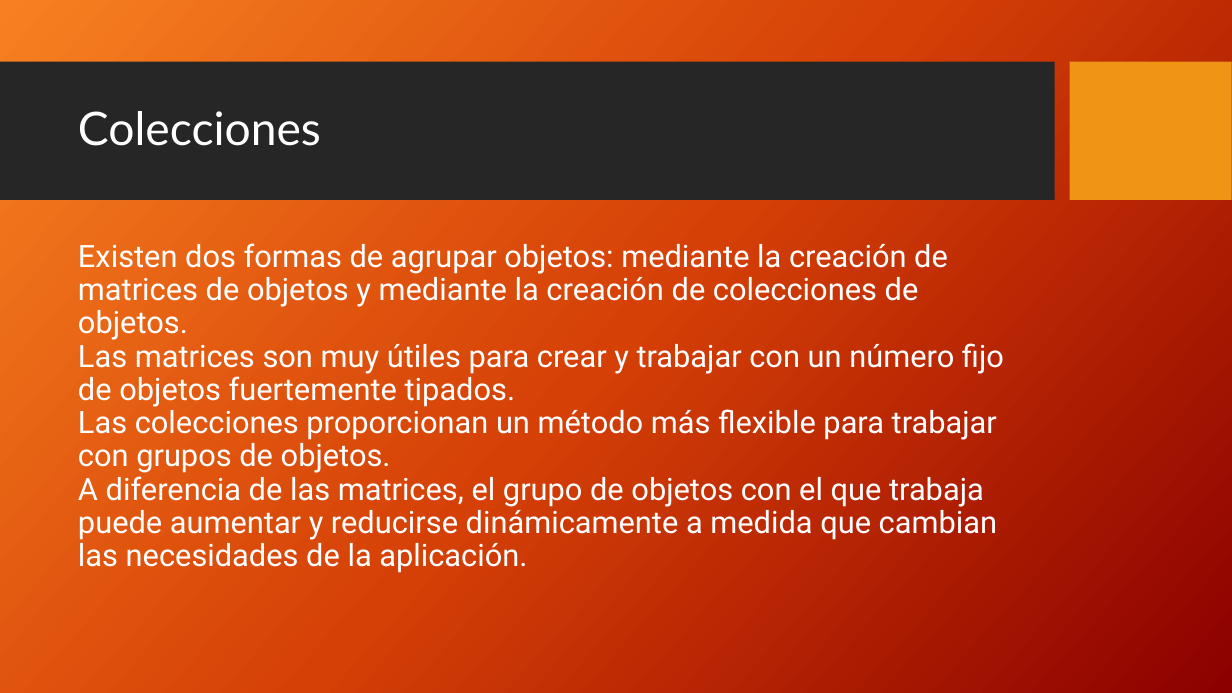
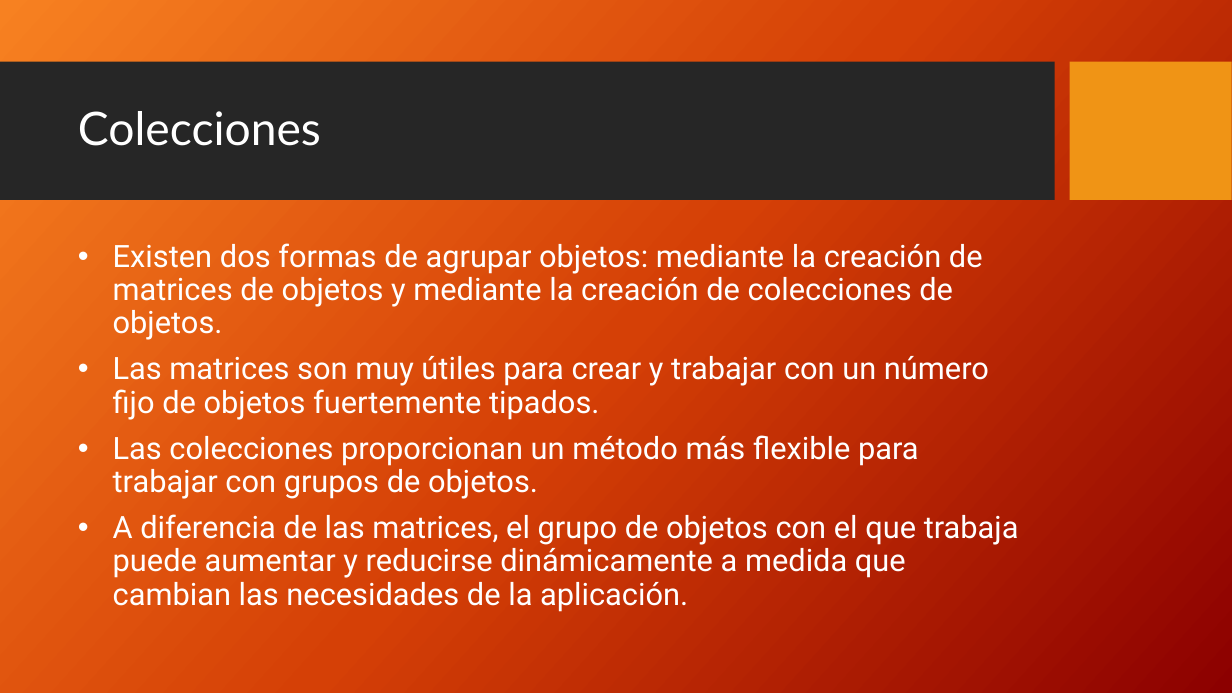
Before and after one commit to FedeDavila1984/utn_prog_y_lab_II, a slide deck: slide 2 of PPTs/ProgramacionII_Clase_07-2018.pptx. Drawn at 1232x693 pixels with LibreOffice and Linux fonts; fonts in the diff are those of the drawing; background and template pictures are left out. Boxes give left, top, right and bottom in pixels: in the first picture for what was removed or moved away, otherwise in the second. Text is boxed around its words. In the diff, an @@ line names an element or a change of style, - is before the commit and + after.

```diff
--- a/PPTs/ProgramacionII_Clase_07-2018.pptx
+++ b/PPTs/ProgramacionII_Clase_07-2018.pptx
@@ text at (x1=113, y1=243, x2=1019, y2=612): text changed @@
-Existen dos formas de agrupar objetos: mediante la creación de matrices de objetos y mediante la creación de colecciones de objetos.
-Las matrices son muy útiles para crear y trabajar con un número fijo de objetos fuertemente tipados.
-Las colecciones proporcionan un método más flexible para trabajar con grupos de objetos.
-A diferencia de las matrices, el grupo de objetos con el que trabaja puede aumentar y reducirse dinámicamente a medida que cambian las necesidades de la aplicación.
+• Existen dos formas de agrupar objetos: mediante la creación de matrices de objetos y mediante la creación de colecciones de objetos.
+• Las matrices son muy útiles para crear y trabajar con un número fijo de objetos fuertemente tipados.
+• Las colecciones proporcionan un método más flexible para trabajar con grupos de objetos.
+• A diferencia de las matrices, el grupo de objetos con el que trabaja puede aumentar y reducirse dinámicamente a medida que cambian las necesidades de la aplicación.
```
Also in this commit, not shown: 11 other slides changed, 5 other files.
